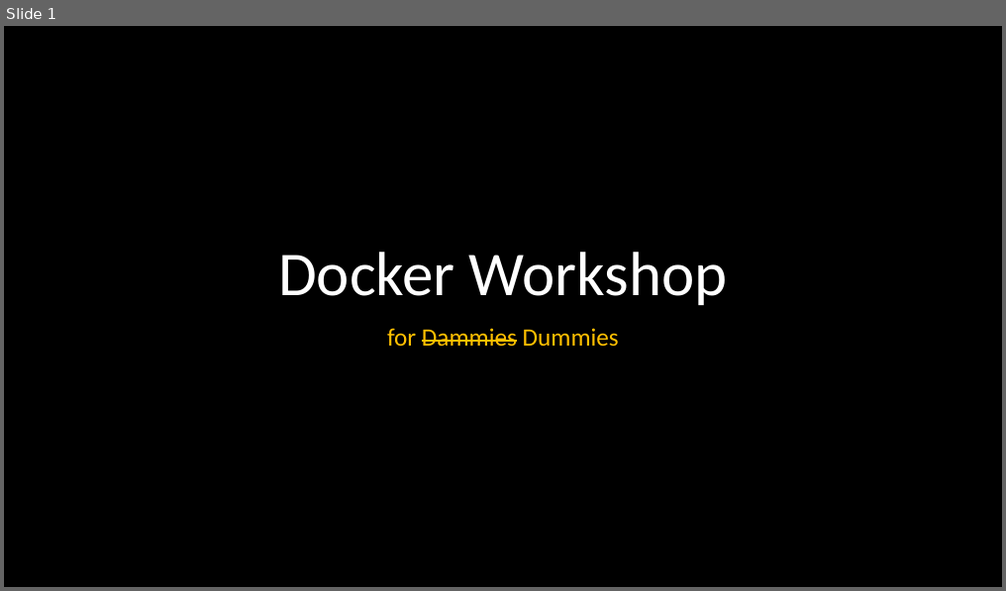
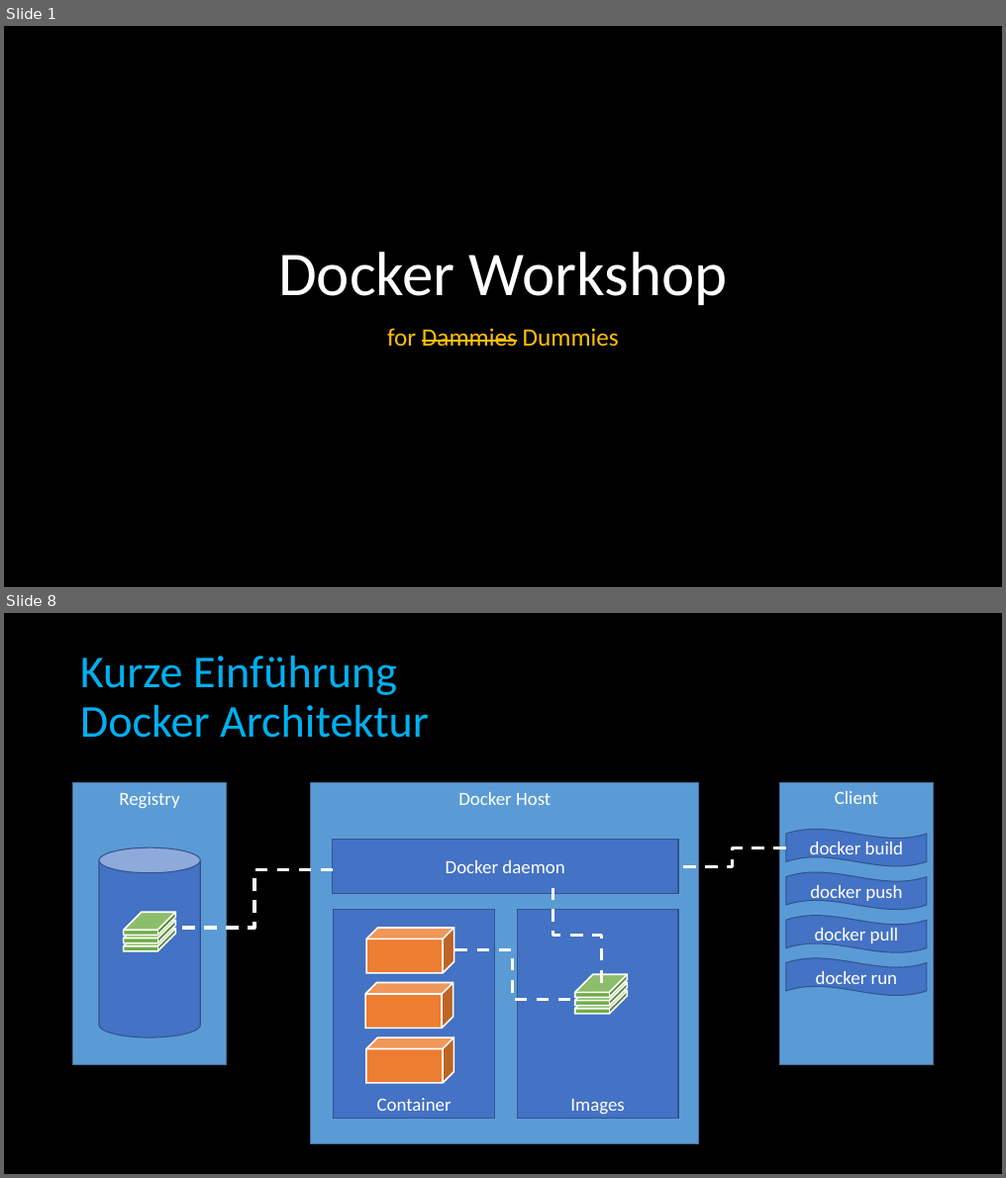
Before and after one commit to BadMadDev/workshop, a slide deck: docs/Docker Workshop.de.pptx. Shown one above the other, each under a label of ours: slide 1 before the commit, slides 1 and 8 after it; the slides between them are not shown. The pictures are 1006x591 and 1006x1178 pixels, drawn with LibreOffice and Linux fonts; fonts in the diff are those of the drawing. Boxes give left, top, right and bottom in pixels: in the first picture for what was removed or moved away, otherwise in the second. Text is boxed around its words. In the diff, an @@ line names an element or a change of style, - is before the commit and + after.

```diff
--- a/docs/Docker Workshop.de.pptx
+++ b/docs/Docker Workshop.de.pptx
@@ slide 8 added at (4,613,1002,1174), background #000000 @@
@@ title added at (80,656,429,738), 44 pt, text #00B0F0 @@
+Kurze Einführung
+Docker Architektur
@@ rectangle added at (73,783,227,1065), fill #5B9BD5, outline #43739E 1 pt, 18 pt, text #FFFFFF @@
+Registry
@@ rectangle added at (311,783,699,1144), fill #5B9BD5, outline #43739E 1 pt, 18 pt, text #FFFFFF @@
+Docker Host
@@ rectangle added at (779,782,934,1065), fill #5B9BD5, outline #43739E 1 pt, 18 pt, text #FFFFFF @@
+Client
@@ cylinder added at (99,848,200,1039), fill #4472C4, outline #325491 1 pt @@
@@ rectangle added at (333,840,678,894), fill #4472C4, outline #325491 1 pt, 18 pt, text #FFFFFF @@
+Docker daemon
@@ elbow line added from (786, 848) to (678, 866), #FFFFFF 3 pt dashed @@
@@ wave added at (786,830,927,866), fill #4472C4, outline #325491 1 pt, 18 pt, text #FFFFFF @@
+docker build
@@ elbow line added from (334, 869) to (175, 928), #FFFFFF 3 pt dashed @@
@@ wave added at (786,872,927,909), fill #4472C4, outline #325491 1 pt, 18 pt, text #FFFFFF @@
+docker push
@@ rectangle added at (334,909,494,1119), fill #4472C4, outline #325491 1 pt, 18 pt, text #FFFFFF @@
+Container
@@ rectangle added at (518,909,678,1119), fill #4472C4, outline #325491 1 pt, 18 pt, text #FFFFFF @@
+Images
@@ elbow line added from (601, 983) to (552, 888), #FFFFFF 3 pt dashed @@
@@ cube added at (124,929,176,953), fill #70AD47, outline #FFFFFF 1.5 pt @@
@@ cube added at (124,921,176,944), fill #70AD47, outline #FFFFFF 1.5 pt @@
@@ cube added at (124,912,176,936), fill #70AD47, outline #FFFFFF 1.5 pt @@
@@ cube added at (366,928,453,973), fill #ED7D31, outline #FFFFFF 1.5 pt @@
@@ wave added at (786,916,927,953), fill #4472C4, outline #325491 1 pt, 18 pt, text #FFFFFF @@
+docker pull
@@ elbow line added from (570, 1000) to (453, 950), #FFFFFF 3 pt dashed @@
@@ wave added at (786,959,927,995), fill #4472C4, outline #325491 1 pt, 18 pt, text #FFFFFF @@
+docker run
@@ cube added at (365,983,453,1029), fill #ED7D31, outline #FFFFFF 1.5 pt @@
@@ cube added at (575,991,628,1014), fill #70AD47, outline #FFFFFF 1.5 pt @@
@@ cube added at (575,983,628,1006), fill #70AD47, outline #FFFFFF 1.5 pt @@
@@ cube added at (575,974,628,998), fill #70AD47, outline #FFFFFF 1.5 pt @@
@@ cube added at (366,1039,453,1084), fill #ED7D31, outline #FFFFFF 1.5 pt @@
```
Also in this commit, not shown: 7 slides changed, 3 other slides added, 1 slide removed.
